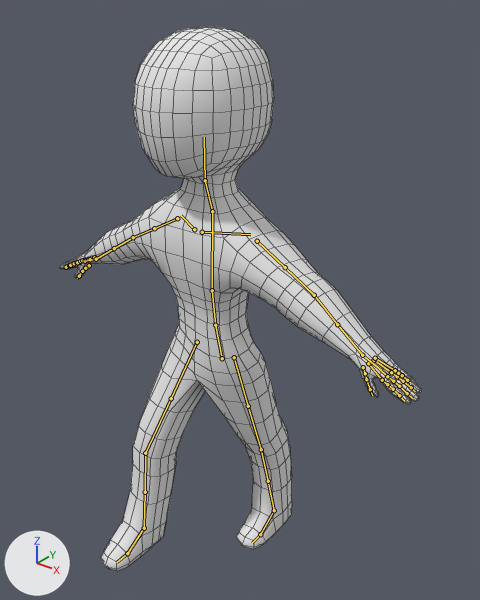
One commit to the Blender file GDC GJ Jam/Assets/Models/riggedsamplecharacter1.blend: the scene before it, then after it.
Before and after are seen from a 50 mm lens placed at (7.86, -8.96, 12.4), pointed at (0.4, 0.37, 6.61). The axes (+X, +Y, +Z) are drawn at lower left. The lights are the same throughout. Both versions are drawn at frame 5 of the action 'walk_cycle01'; the numbers are the values there. The bones that bend it are drawn over the model as lines. Mesh edges are drawn as thin lines.

In view in the first picture: 'Joe'.
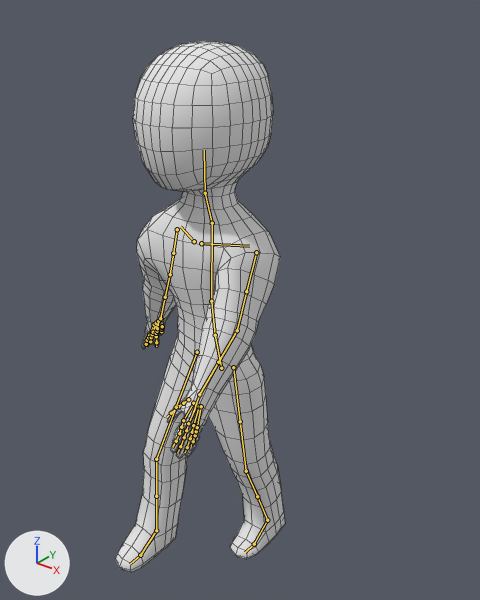
Where the change shows, as pixel boxes [x1, y1, x2, y2] in the pictures (480 x 600 px):
'Joe', posed (53% narrower)
    before: [59, 27, 421, 571]
    after: [115, 41, 285, 572]

The change, as a diff of the scene's bpy script:
```diff
--- a/GDC GJ Jam/Assets/Models/riggedsamplecharacter1.blend.py
+++ b/GDC GJ Jam/Assets/Models/riggedsamplecharacter1.blend.py
@@ bone_upper_arm_fk_r @@
 bone_upper_arm_fk_r = bpy.data.objects['rig'].pose.bones['upper_arm.fk.R']  # child of 'MCH-upper_arm.fk.R.socket2'
-bone_upper_arm_fk_r.rotation_quaternion = (1.0, 0.0, 0.0, 0.0)  # degrees (0, 0, 0)
+bone_upper_arm_fk_r.rotation_quaternion = (0.94, -0.118, -0.077, 0.312)  # degrees (-16, -4, 37)
@@ bone_forearm_fk_r @@
 bone_forearm_fk_r = bpy.data.objects['rig'].pose.bones['forearm.fk.R']  # child of 'MCH-upper_arm_antistr.fk.R'
-bone_forearm_fk_r.rotation_euler = (0.0, 0.0, 0.0)  # degrees (0, 0, 0)
+bone_forearm_fk_r.rotation_euler = (0.105, 0.0, 0.0)  # degrees (6, 0, 0)
@@ bone_upper_arm_fk_l @@
 bone_upper_arm_fk_l = bpy.data.objects['rig'].pose.bones['upper_arm.fk.L']  # child of 'MCH-upper_arm.fk.L.socket2'
-bone_upper_arm_fk_l.rotation_quaternion = (1.0, 0.0, 0.0, 0.0)  # degrees (0, 0, 0)
+bone_upper_arm_fk_l.rotation_quaternion = (0.859, 0.225, -0.112, -0.446)  # degrees (29, 1, -55)
@@ bone_forearm_fk_l @@
 bone_forearm_fk_l = bpy.data.objects['rig'].pose.bones['forearm.fk.L']  # child of 'MCH-upper_arm_antistr.fk.L'
-bone_forearm_fk_l.rotation_euler = (0.0, 0.0, 0.0)  # degrees (0, 0, 0)
+bone_forearm_fk_l.rotation_euler = (0.262, 0.0, 0.0)  # degrees (15, 0, 0)
@@ bone_foot_ik_r @@
 bone_foot_ik_r = bpy.data.objects['rig'].pose.bones['foot.ik.R']  # child of 'root'
-bone_foot_ik_r.location = (-0.088, -0.251, 0.064)
+bone_foot_ik_r.location = (-0.088, -0.176, -0.008)
@@ bone_foot_ik_l @@
 bone_foot_ik_l = bpy.data.objects['rig'].pose.bones['foot.ik.L']  # child of 'root'
-bone_foot_ik_l.location = (-0.006, 0.266, -0.047)
+bone_foot_ik_l.location = (-0.02, 0.209, -0.011)
@@ bone_torso @@
 bone_torso = bpy.data.objects['rig'].pose.bones['torso']  # child of 'root'
-bone_torso.location = (0.0, 0.0, -0.001)
+bone_torso.location = (0.0, -0.004, -0.044)
```
